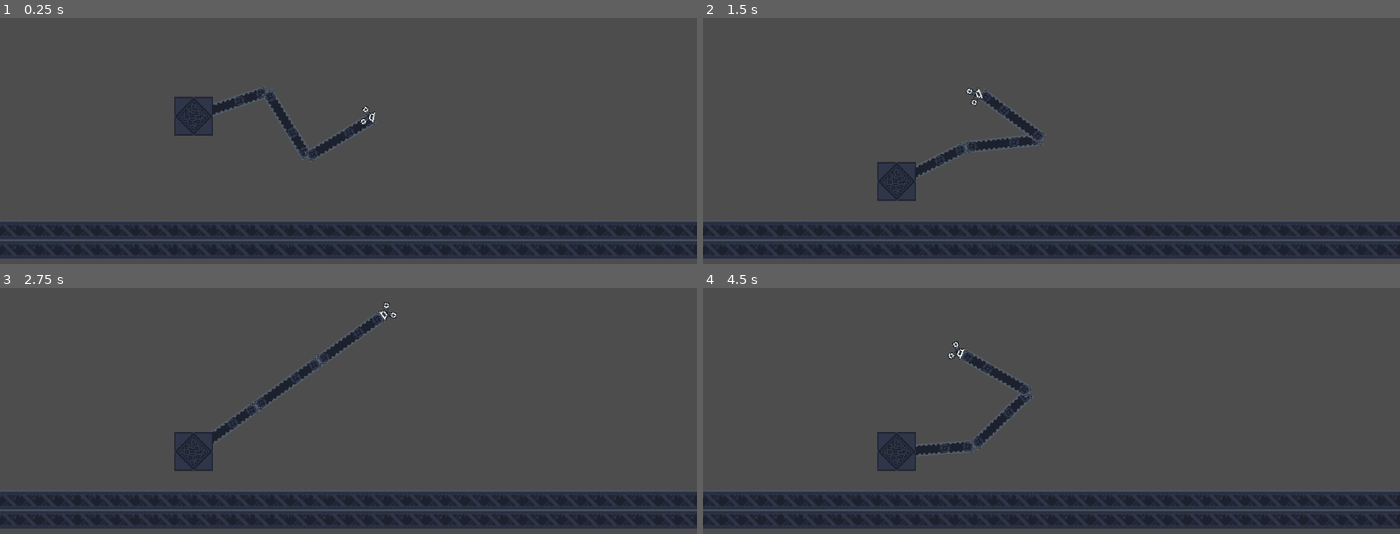
Above: before the commit, frames 1-4 (two rows, left to right).
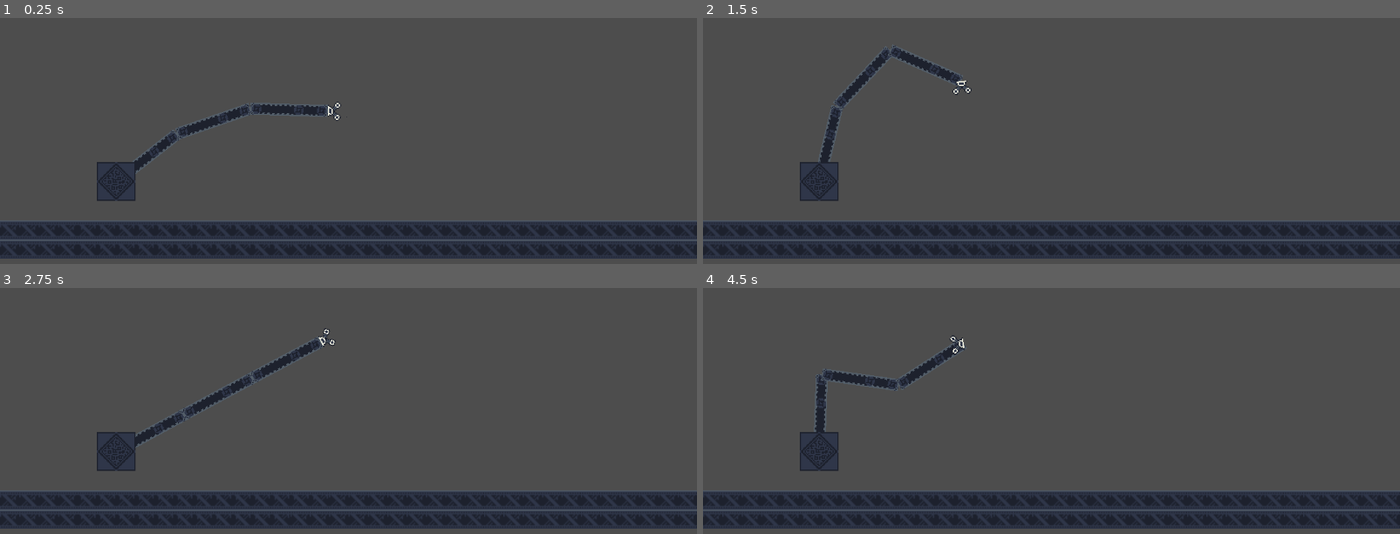
Above: after the commit, the same moments.

Repository: Katsutoshii/graftedgear
Game: Godot game, scene res://test.tscn
Two runs of this game, one before a commit and one after it. Both use one fixed random seed, a clock stepped at 60 frames per second and the inputs below.
Inputs (mouse positions are in pixels of both pictures, inside the frame that each line leads up to):
- Up to frame 1 (0.25 s): no input
- Up to frame 2 (1.5 s): drag from (974, 180) to (1121, 20) at 0.52 s; drag from (912, 126) to (1121, 20) at 1.27 s
- Up to frame 3 (2.75 s): move the mouse to (418, 290) at 2.02 s; click (418, 290) at 2.1 s
- Up to frame 4 (4.5 s): tap Enter at 2.75 s; drag from (1016, 455) to (842, 317) at 2.77 s; move the mouse to (1260, 435) at 3.52 s; click (1260, 435) at 3.6 s; drag from (842, 317) to (1260, 435) at 4.27 s

The runs differ from the first frame. In frame 1, 3.8% of the frame differs, in the area x 13-55%, y 27-75%; in frame 2, 4.3%; in frame 3, 4.4%, in the area x 13-57%, y 5-75%; in frame 4, 4.3%.

Commit message:
Body entered checks

Diff:
--- /dev/null
+++ b/common/constants.gd
@@ -0,0 +1,3 @@
+class_name InputActions
+
+const Click = "click"
--- a/items/draggable.gd
+++ b/items/draggable.gd
@@ -39,11 +39,18 @@
 		apply_central_force(-drag * linear_velocity)
 
 
-func _input(event):
-	if selected and event is InputEventMouseButton and event.button_index == MOUSE_BUTTON_LEFT:
-		on_deselect()
+# func _input(event):
+# 	if selected and event is InputEventMouseButton and event.button_index == MOUSE_BUTTON_LEFT:
+# 		on_deselect()
+
+# func _on_input_event(_viewport, _event, _shape_idx):
+# 	if not selected and Input.is_action_just_pressed("click"):
+# 		on_select()
 
 
-func _on_input_event(_viewport, _event, _shape_idx):
-	if not selected and Input.is_action_just_pressed("click"):
-		on_select()
+func _on_body_entered(body: Node):
+	print("_on_body_entered: ", body.name)
+
+
+func _on_body_exited(body: Node):
+	print("_on_body_exited: ", body.name)
--- a/items/draggable.tscn
+++ b/items/draggable.tscn
@@ -5,12 +5,13 @@
 [sub_resource type="RectangleShape2D" id="RectangleShape2D_1rcp5"]
 size = Vector2(30, 30)
 
-[node name="RigidBody2D" type="RigidBody2D"]
-position = Vector2(448, 320)
+[node name="Draggable" type="RigidBody2D"]
 input_pickable = true
 script = ExtResource("1_0x7b6")
 
 [node name="CollisionShape2D" type="CollisionShape2D" parent="."]
 shape = SubResource("RectangleShape2D_1rcp5")
 
+[connection signal="body_entered" from="." to="." method="_on_body_entered"]
+[connection signal="body_exited" from="." to="." method="_on_body_exited"]
 [connection signal="input_event" from="." to="." method="_on_input_event"]
--- a/player/arm.tscn
+++ b/player/arm.tscn
@@ -1,21 +1,22 @@
-[gd_scene load_steps=6 format=3 uid="uid://dinsln64y6yu0"]
+[gd_scene load_steps=8 format=3 uid="uid://dinsln64y6yu0"]
 
 [ext_resource type="Texture2D" uid="uid://b13u7fifnct77" path="res://terrain/industrial.v2.png" id="1_iogs4"]
+[ext_resource type="Script" path="res://player/claw.gd" id="2_3bwnl"]
 [ext_resource type="PackedScene" uid="uid://cnqmv5c8ln7kl" path="res://player/target.tscn" id="2_3qhue"]
 
 [sub_resource type="SkeletonModification2DFABRIK" id="SkeletonModification2DFABRIK_gmbdw"]
 target_nodepath = NodePath("../Target")
 fabrik_data_chain_length = 4
 joint_data/0/bone_index = 0
-joint_data/0/bone2d_node = NodePath("Bone2D")
+joint_data/0/bone2d_node = NodePath("Joint0")
 joint_data/1/bone_index = 1
-joint_data/1/bone2d_node = NodePath("Bone2D/Bone2D")
-joint_data/1/magnet_position = Vector2(0, 0)
+joint_data/1/bone2d_node = NodePath("Joint0/Joint1")
+joint_data/1/magnet_position = Vector2(0, -2)
 joint_data/2/bone_index = 2
-joint_data/2/bone2d_node = NodePath("Bone2D/Bone2D/Bone2D")
-joint_data/2/magnet_position = Vector2(0, 0)
+joint_data/2/bone2d_node = NodePath("Joint0/Joint1/Joint2")
+joint_data/2/magnet_position = Vector2(0, -2)
 joint_data/3/bone_index = 3
-joint_data/3/bone2d_node = NodePath("Bone2D/Bone2D/Bone2D/Bone2D")
+joint_data/3/bone2d_node = NodePath("Joint0/Joint1/Joint2/Claw")
 joint_data/3/magnet_position = Vector2(0, 0)
 joint_data/3/use_target_rotation = false
 
@@ -29,6 +30,8 @@
 region = Rect2(0, 128, 64, 16)
 margin = Rect2(0, 3, 0, 0)
 
+[sub_resource type="CircleShape2D" id="CircleShape2D_hu8ln"]
+
 [node name="Arm" type="Node2D"]
 texture_filter = 1
 texture_repeat = 2
@@ -37,18 +40,18 @@
 [node name="Skeleton2D" type="Skeleton2D" parent="."]
 modification_stack = SubResource("SkeletonModificationStack2D_2phuq")
 
-[node name="Bone2D" type="Bone2D" parent="Skeleton2D"]
+[node name="Joint0" type="Bone2D" parent="Skeleton2D"]
 rest = Transform2D(1, 0, 0, 1, 0, 0)
 auto_calculate_length_and_angle = false
 length = 64.0
 bone_angle = 0.0
 metadata/_local_pose_override_enabled_ = true
 
-[node name="Sprite2D" type="Sprite2D" parent="Skeleton2D/Bone2D"]
+[node name="Sprite2D" type="Sprite2D" parent="Skeleton2D/Joint0"]
 position = Vector2(32, 0)
 texture = SubResource("AtlasTexture_8uqyf")
 
-[node name="Bone2D" type="Bone2D" parent="Skeleton2D/Bone2D"]
+[node name="Joint1" type="Bone2D" parent="Skeleton2D/Joint0"]
 position = Vector2(64, 0)
 rest = Transform2D(1, 0, 0, 1, 32, 0)
 auto_calculate_length_and_angle = false
@@ -56,11 +59,11 @@
 bone_angle = 0.0
 metadata/_local_pose_override_enabled_ = true
 
-[node name="Sprite2D" type="Sprite2D" parent="Skeleton2D/Bone2D/Bone2D"]
+[node name="Sprite2D" type="Sprite2D" parent="Skeleton2D/Joint0/Joint1"]
 position = Vector2(32, 0)
 texture = SubResource("AtlasTexture_8uqyf")
 
-[node name="Bone2D" type="Bone2D" parent="Skeleton2D/Bone2D/Bone2D"]
+[node name="Joint2" type="Bone2D" parent="Skeleton2D/Joint0/Joint1"]
 position = Vector2(64, 0)
 rest = Transform2D(1, 0, 0, 1, 32, 0)
 auto_calculate_length_and_angle = false
@@ -68,20 +71,21 @@
 bone_angle = 0.0
 metadata/_local_pose_override_enabled_ = true
 
-[node name="Sprite2D" type="Sprite2D" parent="Skeleton2D/Bone2D/Bone2D/Bone2D"]
+[node name="Sprite2D" type="Sprite2D" parent="Skeleton2D/Joint0/Joint1/Joint2"]
 position = Vector2(32, 0)
 texture = SubResource("AtlasTexture_8uqyf")
 
-[node name="Bone2D" type="Bone2D" parent="Skeleton2D/Bone2D/Bone2D/Bone2D"]
+[node name="Claw" type="Bone2D" parent="Skeleton2D/Joint0/Joint1/Joint2"]
 position = Vector2(64, 0)
 scale = Vector2(0.999999, 0.999999)
 rest = Transform2D(1, 0, 0, 1, 32, 0)
 auto_calculate_length_and_angle = false
 length = 16.0
 bone_angle = 0.0
+script = ExtResource("2_3bwnl")
 metadata/_local_pose_override_enabled_ = true
 
-[node name="Top" type="Sprite2D" parent="Skeleton2D/Bone2D/Bone2D/Bone2D/Bone2D"]
+[node name="Top" type="Sprite2D" parent="Skeleton2D/Joint0/Joint1/Joint2/Claw"]
 position = Vector2(8, 0)
 rotation = -1.5708
 scale = Vector2(1, -1)
@@ -89,12 +93,22 @@
 region_enabled = true
 region_rect = Rect2(144, 128, 16, 16)
 
-[node name="Bottom" type="Sprite2D" parent="Skeleton2D/Bone2D/Bone2D/Bone2D/Bone2D"]
+[node name="Bottom" type="Sprite2D" parent="Skeleton2D/Joint0/Joint1/Joint2/Claw"]
 position = Vector2(8, 0)
 rotation = 1.5708
 texture = ExtResource("1_iogs4")
 region_enabled = true
 region_rect = Rect2(144, 128, 16, 16)
 
+[node name="Area2D" type="Area2D" parent="Skeleton2D/Joint0/Joint1/Joint2/Claw"]
+position = Vector2(8, 0)
+collision_layer = 4
+
+[node name="CollisionShape2D" type="CollisionShape2D" parent="Skeleton2D/Joint0/Joint1/Joint2/Claw/Area2D"]
+shape = SubResource("CircleShape2D_hu8ln")
+
 [node name="Target" parent="." instance=ExtResource("2_3qhue")]
 position = Vector2(212, 0)
+
+[connection signal="body_entered" from="Skeleton2D/Joint0/Joint1/Joint2/Claw/Area2D" to="Skeleton2D/Joint0/Joint1/Joint2/Claw" method="_on_area_2d_body_entered"]
+[connection signal="body_exited" from="Skeleton2D/Joint0/Joint1/Joint2/Claw/Area2D" to="Skeleton2D/Joint0/Joint1/Joint2/Claw" method="_on_area_2d_body_exited"]
--- /dev/null
+++ b/player/claw.gd
@@ -0,0 +1,38 @@
+extends Bone2D
+
+var is_open: bool = true
+var original_collider_color: Color
+
+
+func on_close():
+	print("close")
+	is_open = false
+	$Area2D/CollisionShape2D.debug_color = Color(1, 0, 0, 0.5)
+
+
+func on_open():
+	print("open")
+	is_open = true
+	$Area2D/CollisionShape2D.debug_color = original_collider_color
+
+
+# Called when the node enters the scene tree for the first time.
+func _ready():
+	original_collider_color = $Area2D/CollisionShape2D.debug_color
+
+
+func _input(event: InputEvent):
+	if event is InputEventMouseButton and event.button_index == MOUSE_BUTTON_LEFT:
+		if is_open:
+			on_close()
+		else:
+			on_open()
+
+
+func _on_area_2d_body_entered(body: Node2D):
+	print("Body entered: ", body.name)
+	# _body.get_parent()
+
+
+func _on_area_2d_body_exited(_body: Node2D):
+	pass
--- a/player/target.tscn
+++ b/player/target.tscn
@@ -8,6 +8,8 @@
 script = ExtResource("1_67qky")
 
 [node name="Area" type="Area2D" parent="."]
+monitoring = false
+monitorable = false
 
 [node name="CollisionShape2D" type="CollisionShape2D" parent="Area"]
 shape = SubResource("CircleShape2D_bynwu")
--- a/project.godot
+++ b/project.godot
@@ -22,3 +22,9 @@
 "events": [Object(InputEventMouseButton,"resource_local_to_scene":false,"resource_name":"","device":-1,"window_id":0,"a …(236 unchanged characters)…
 ]
 }
+
+[layer_names]
+
+2d_physics/layer_1="Ground"
+2d_physics/layer_2="Grabable"
+2d_physics/layer_3="Claw"
--- a/test.tscn
+++ b/test.tscn
@@ -7,7 +7,7 @@
 [node name="test" type="Node2D"]
 
 [node name="Player" parent="." instance=ExtResource("1_kfocn")]
-position = Vector2(320, 312)
+position = Vector2(192, 448)
 
 [node name="TileMap" type="TileMap" parent="."]
 scale = Vector2(2, 2)
@@ -15,7 +15,8 @@
 format = 2
 layer_0/tile_data = PackedInt32Array(1048580, 917505, 0, 1048581, 917505, 0, 1048582, 917505, 0, 1048583, 917505, 0, 10 …(1357 unchanged characters)…
 
-[node name="RigidBody2D" parent="." instance=ExtResource("3_30jli")]
+[node name="Draggable" parent="." instance=ExtResource("3_30jli")]
+position = Vector2(600, 496)
 mass = 10.0
 max_squared_distance = 1000.0
 drag = 150.0
